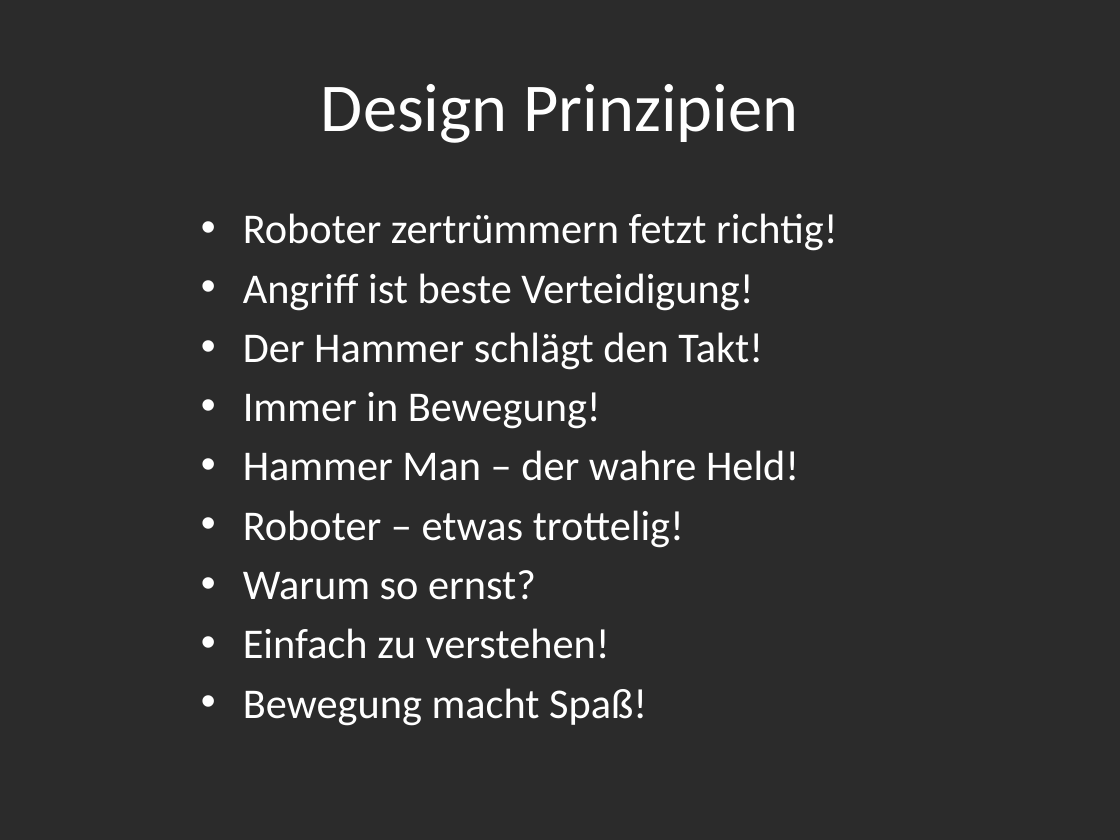
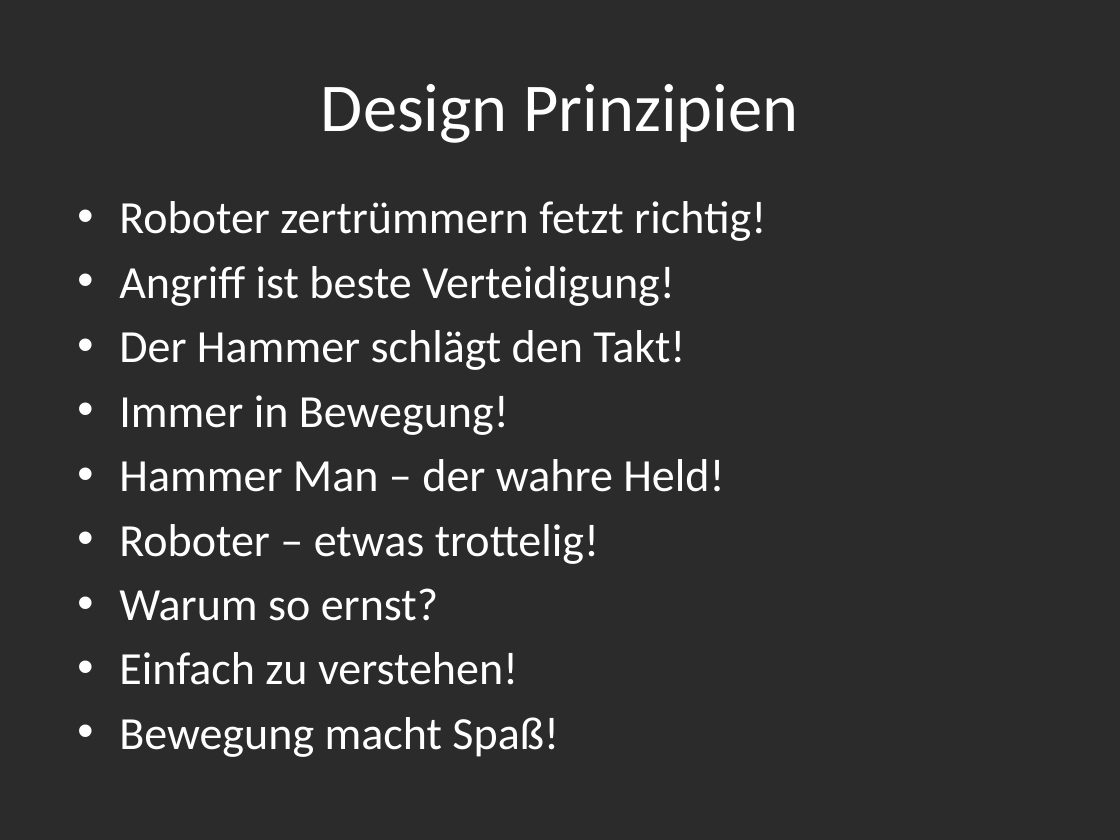
Before and after one commit to Assertores/HammerMan, a slide deck: slide 10 of Documentation/Hammer Man.pptx. Drawn at 1120x840 pixels with LibreOffice and Linux fonts; fonts in the diff are those of the drawing; background and template pictures are left out; a plain dark background stands for a picture behind light text. Boxes give left, top, right and bottom in pixels: in the first picture for what was removed or moved away, otherwise in the second. Text is boxed around its words. In the diff, an @@ line names an element or a change of style, - is before the commit and + after.

```diff
--- a/Documentation/Hammer Man.pptx
+++ b/Documentation/Hammer Man.pptx
@@ text "Roboter zertrümmern fetzt richtig!": place and size @@
-text "Roboter zertrümmern fetzt richtig!" at box(243, 213, 837, 726)
+text "Roboter zertrümmern fetzt richtig!" at box(119, 201, 766, 757)
@@ text "Roboter zertrümmern fetzt richtig!" at box(119, 201, 766, 757): size 27.2 to 29.6 pt; vertical alignment top to middle @@
```
Also in this commit, not shown: 5 other slides changed, 3 other files.
